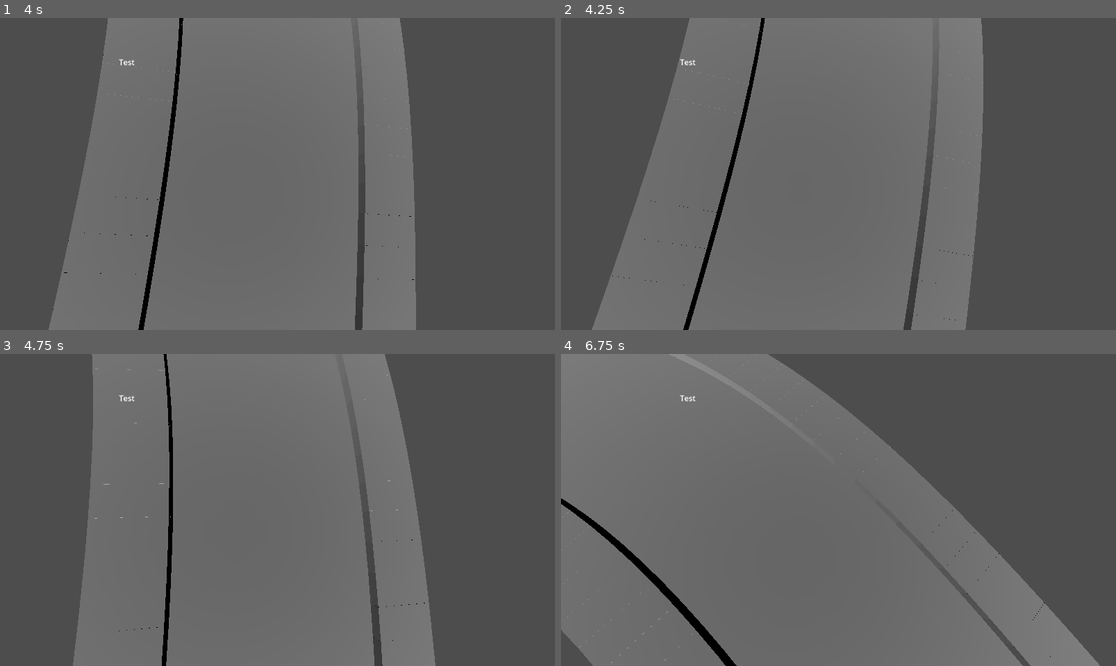
Above: before the commit, frames 1-4 (two rows, left to right).
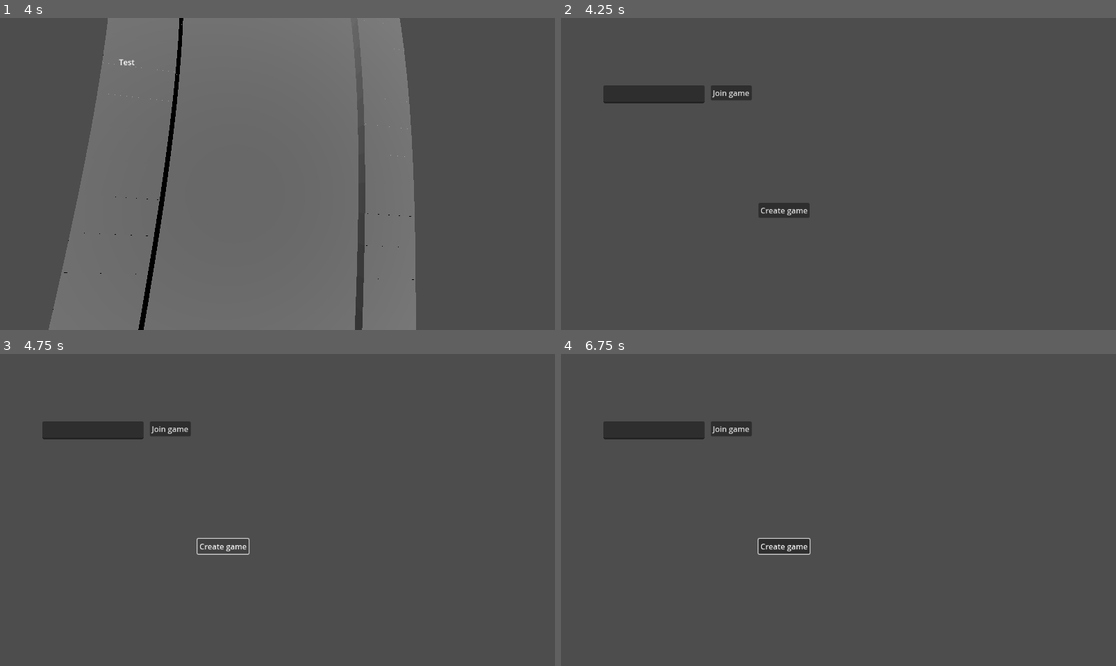
Above: after the commit, the same moments.

Repository: maxrchung/ride_in_the_rain
Game: Godot game, scene res://game.tscn
Same seed, same stepped clock (60 frames per second), same inputs: the game is played once before the commit and once after it. This scene is started directly instead of the project's main scene.
Inputs (mouse positions are in pixels of both pictures, inside the frame that each line leads up to):
- Up to frame 1 (4 s): tap Enter at 0.5 s; move the mouse to (399, 158) at 0.52 s; tap Space (crash) every 0.75 s from 0.6 to 3.6 s; move the mouse to (166, 189) at 1.27 s; move the mouse to (333, 105) at 2.02 s; move the mouse to (249, 236) at 2.77 s; move the mouse to (444, 220) at 3.52 s
- Up to frame 2 (4.25 s): tap Escape (ui_cancel) at 4.15 s
- Up to frame 3 (4.75 s): click (222, 547) at 4.25 s, where only the run after the commit has a clickable "Create game"
- Up to frame 4 (6.75 s): click (783, 547) at 5 s, where only the run after the commit has a clickable "Create game"; click (783, 547) at 5.75 s, where only the run after the commit has a clickable "Create game"; move the mouse to (672, 463) at 6.52 s; tap Space (crash) at 6.6 s

Frame 1 is identical in both runs. In frame 2, 60% of the frame differs, in the area x 5-77%, y 0-100%; in frame 3, 58%; in frame 4, 69%, in the area x 0-98%, y 0-100%.

Commit message:
escape to quit to start menu for testing i think maybe ya ya ya ya

Diff:
--- a/game.gd
+++ b/game.gd
@@ -47,13 +47,11 @@
 func _process(delta):
 	if multiplayer.is_server():
 		var time = str(Time.get_ticks_msec())
-		#print("Send: ", time)
 		update_game.rpc(time)
 
 @rpc
 func update_game(data):
 	pass
-	#print("Received: ", data)
 
 # ?????????????????? Why da fok do i need this? This is needed to match with
 # start.gd, do not touch.
--- a/scripts/bicycle.gd
+++ b/scripts/bicycle.gd
@@ -20,6 +20,11 @@
 
 # Called every frame. 'delta' is the elapsed time since the previous frame.
 func _process(delta):
+	if Input.is_action_pressed("ui_cancel"):
+		multiplayer.multiplayer_peer = null
+		get_tree().change_scene_to_file("start.tscn")
+		return
+
 	if !multiplayer.is_server():
 		return
 
